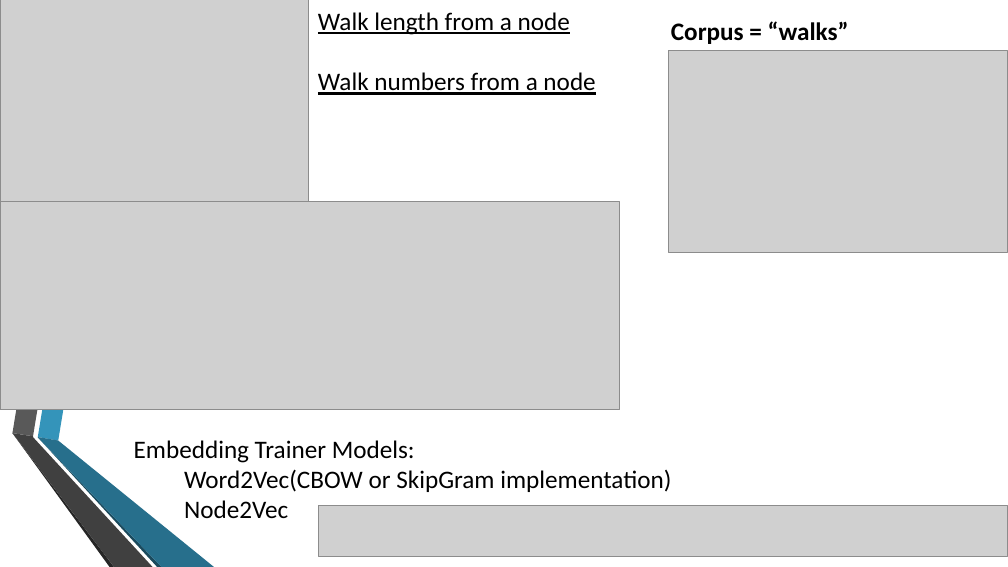
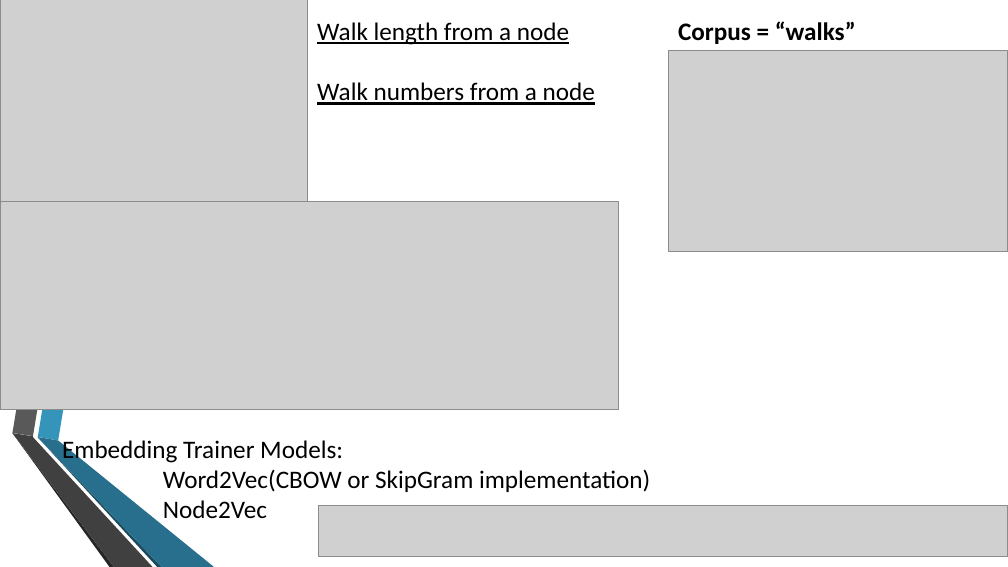
Before and after one commit to Edward326/WalkletsEmbeddings, a slide deck: slide 8 of walklets_embedding/docs/Walklets.pptx. Drawn at 1008x567 pixels with LibreOffice and Linux fonts; fonts in the diff are those of the drawing; grey boxes stand for pictures; background and template pictures are left out. Boxes give left, top, right and bottom in pixels: in the first picture for what was removed or moved away, otherwise in the second. Text is boxed around its words. In the diff, an @@ line names an element or a change of style, - is before the commit and + after.

```diff
--- a/walklets_embedding/docs/Walklets.pptx
+++ b/walklets_embedding/docs/Walklets.pptx
@@ text "Walk length from a node": place and size @@
-text "Walk length from a node" at [318,12,595,95]
+text "Walk length from a node" at [317,22,595,105]
@@ text "Corpus = “walks”": place and size @@
-text "Corpus = “walks”" at [671,21,849,44]
+text "Corpus = “walks”" at [678,21,856,44]
@@ outline redrawn in 5 elements at [38,0,131,440], [12,433,114,567], [38,437,215,567], [12,433,152,567], [38,437,161,566] @@
@@ text "Embedding Trainer Models:" rewrapped from [134,440,671,518] to [62,440,650,518] @@
```
Also in this commit, not shown: 21 other slides changed, 1 slide added, 2 slides removed, 1 other file.
